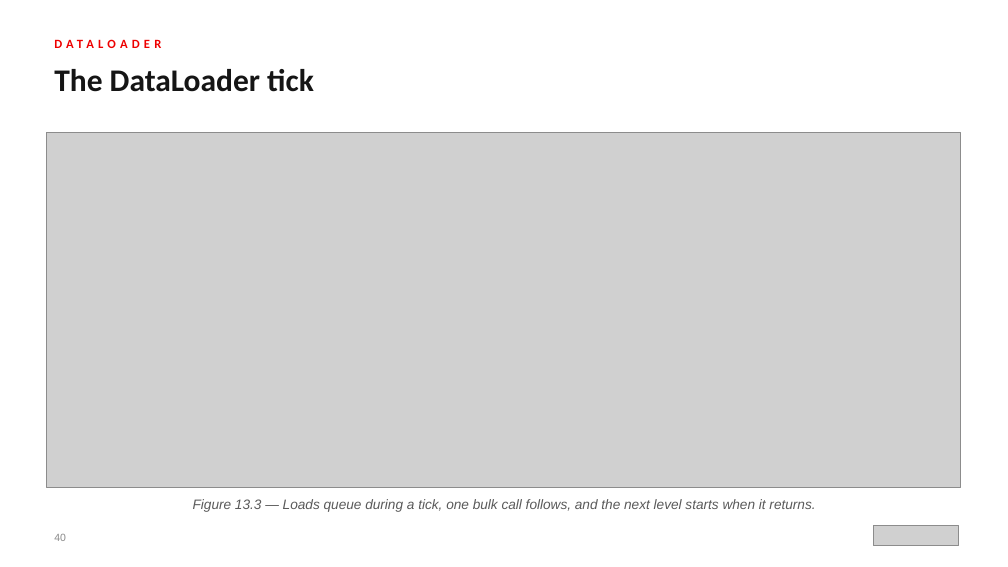
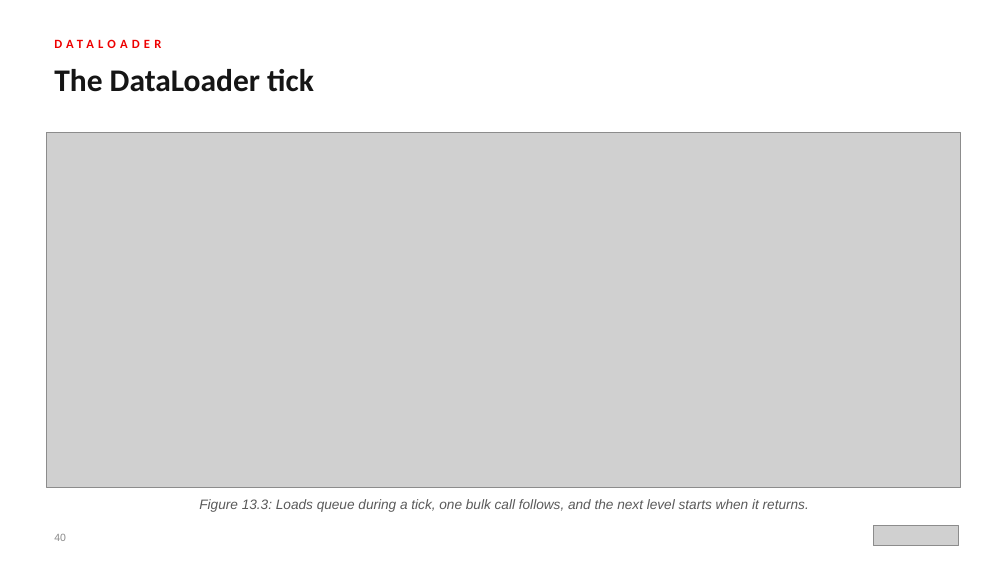
Before and after one commit to patterncatalyst/api-patterns-and-practices-graphql, a slide deck: slide 40 of presentation/api-patterns-graphql-100/api-patterns-graphql-100.pptx. Drawn at 1008x567 pixels with LibreOffice and Linux fonts; fonts in the diff are those of the drawing; grey boxes stand for pictures. Boxes give left, top, right and bottom in pixels: in the first picture for what was removed or moved away, otherwise in the second. Text is boxed around its words. In the diff, an @@ line names an element or a change of style, - is before the commit and + after.

```diff
--- a/presentation/api-patterns-graphql-100/api-patterns-graphql-100.pptx
+++ b/presentation/api-patterns-graphql-100/api-patterns-graphql-100.pptx
@@ text at [199,499,809,512]: text changed @@
-Figure 13.3 — Loads queue during a tick, one bulk call follows, and the next level starts when it returns.
+Figure 13.3: Loads queue during a tick, one bulk call follows, and the next level starts when it returns.
```
Also in this commit, not shown: 47 other slides changed, 5 other files.
